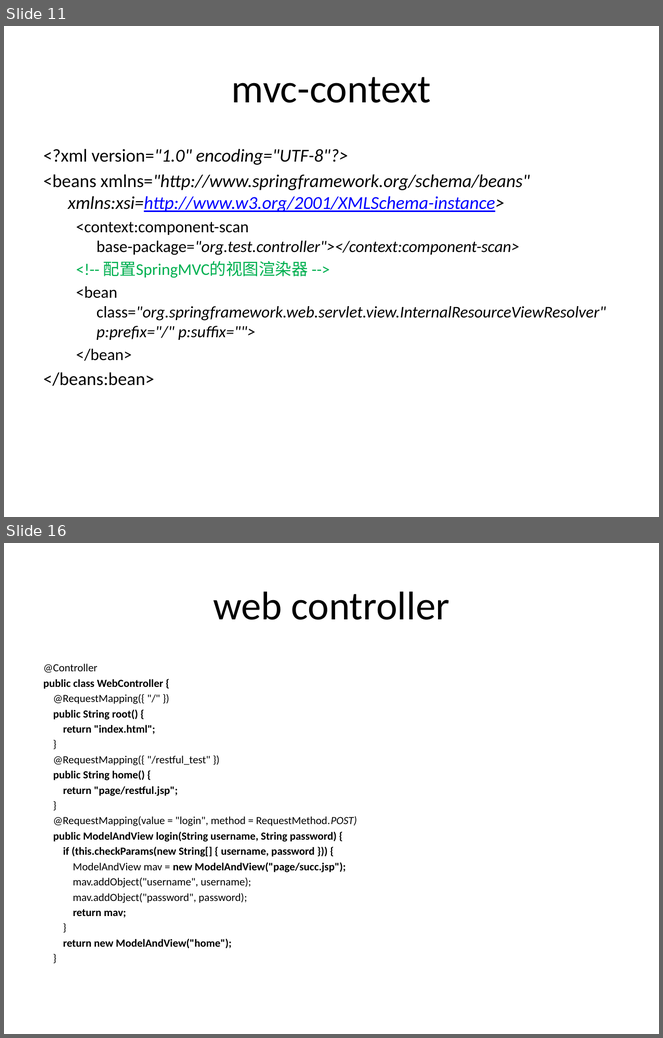
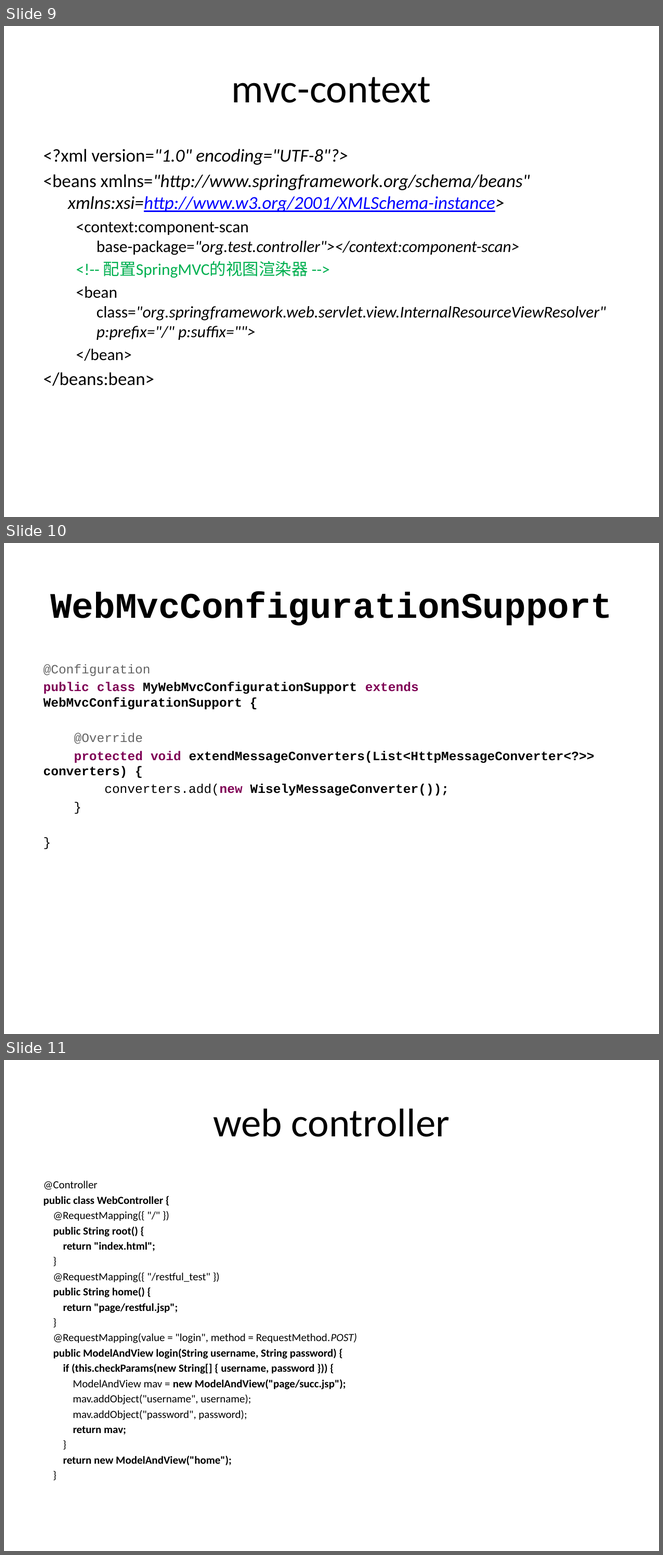
Before and after one commit to hejian1639/SpringMVC, a slide deck: Introduction.pptx. Shown one above the other, each under a label of ours: slides 11 and 16 before the commit, slides 9, 10 and 11 after it; the slides between them are not shown. The pictures are 663x1038 and 663x1555 pixels, drawn with LibreOffice and Linux fonts; fonts in the diff are those of the drawing. Boxes give left, top, right and bottom in pixels: in the first picture for what was removed or moved away, otherwise in the second. Text is boxed around its words. In the diff, an @@ line names an element or a change of style, - is before the commit and + after.

```diff
--- a/Introduction.pptx
+++ b/Introduction.pptx
@@ slide 10 added at bbox=[4, 543, 659, 1034], background #FFFFFF @@
@@ title added at bbox=[50, 592, 612, 626], 39.6 pt, text #000000, bold @@
+WebMvcConfigurationSupport
@@ text added at bbox=[44, 664, 595, 796], 14 pt, text #000000, bold @@
+@Configuration
+public class MyWebMvcConfigurationSupport extends WebMvcConfigurationSupport {
+@Override
+protected void extendMessageConverters(List<HttpMessageConverter<?>> converters) {
+converters.add(new WiselyMessageConverter());
+}
+}
@@ what was slide 11 is now slide 9 @@
@@ what was slide 16 is now slide 11 @@
```
Also in this commit, not shown: 8 slides changed, 6 other slides added, 5 slides removed, 6 other files.
